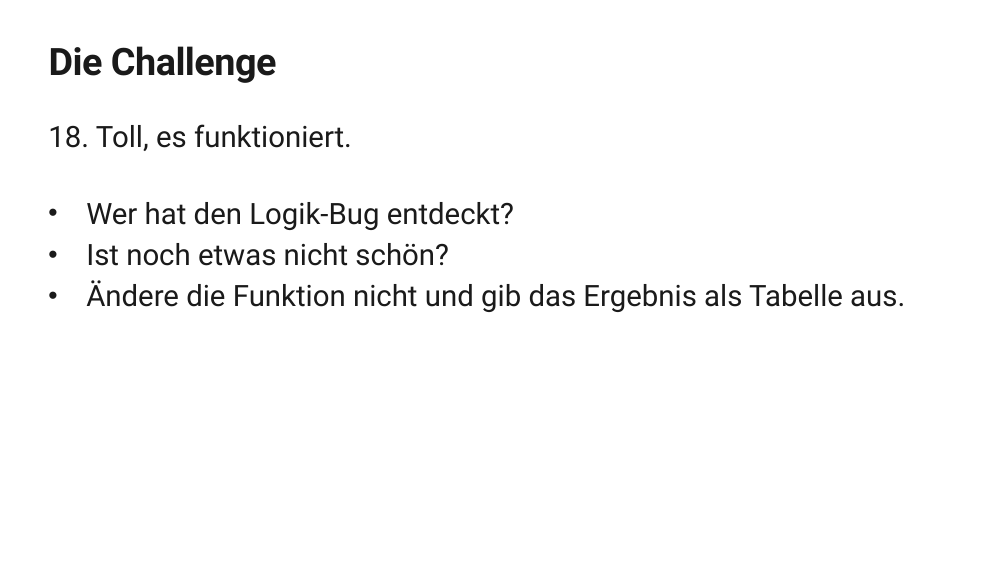
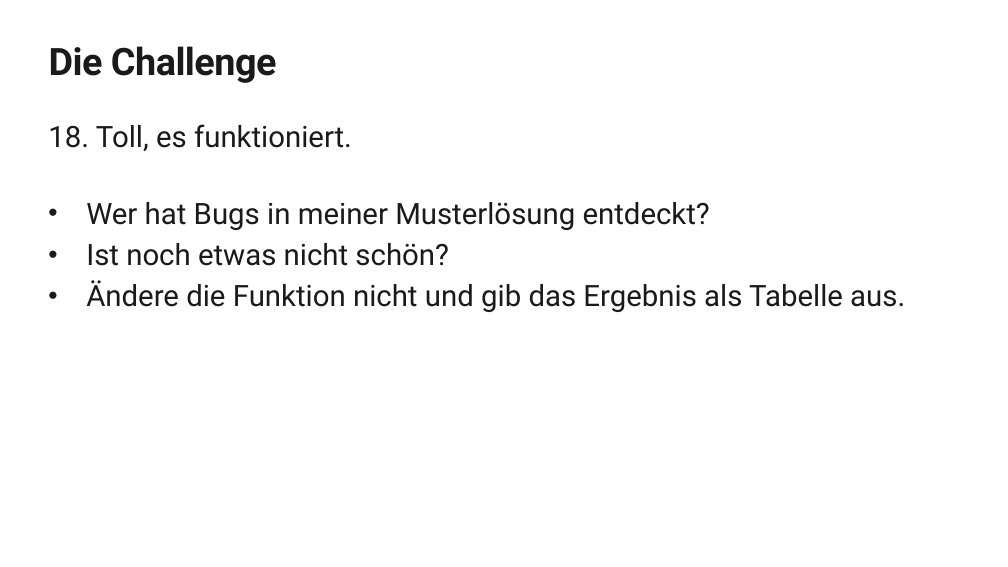
Before and after one commit to jkulbe-msft/powershell-foundation, a slide deck: slide 12 of Abschluss/PowerShell Foundation Skills Scripting Challenge German.pptx. Drawn at 1008x567 pixels with LibreOffice and Linux fonts; fonts in the diff are those of the drawing; background and template pictures are left out. Boxes give left, top, right and bottom in pixels: in the first picture for what was removed or moved away, otherwise in the second. Text is boxed around its words. In the diff, an @@ line names an element or a change of style, - is before the commit and + after.

Commit message:
PPT wording revised

```diff
--- a/Abschluss/PowerShell Foundation Skills Scripting Challenge German.pptx
+++ b/Abschluss/PowerShell Foundation Skills Scripting Challenge German.pptx
@@ text at [86, 202, 710, 230]: text changed @@
-• Wer hat den Logik-Bug entdeckt?
+• Wer hat Bugs in meiner Musterlösung entdeckt?
```
Also in this commit, not shown: 1 other file.
